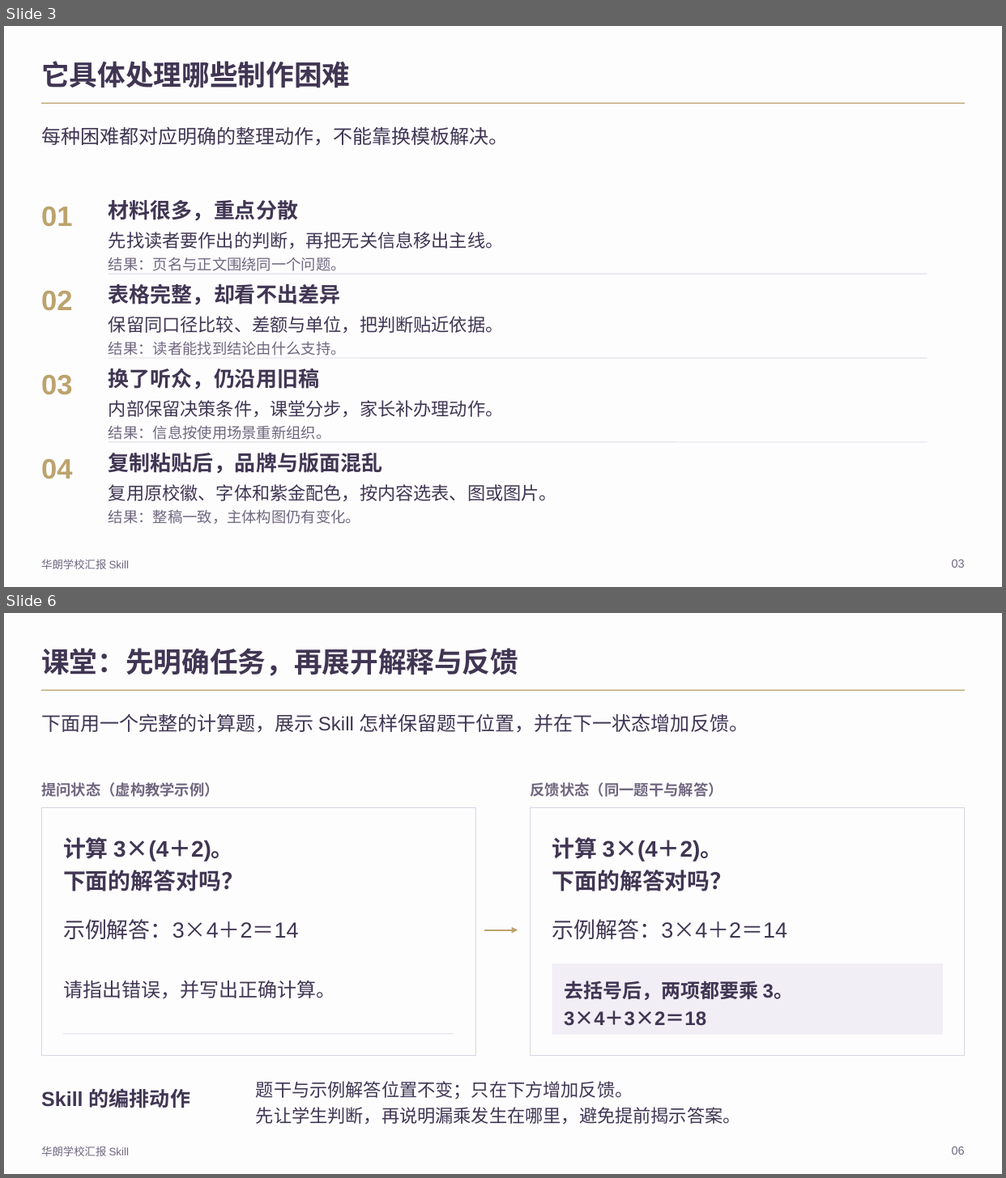
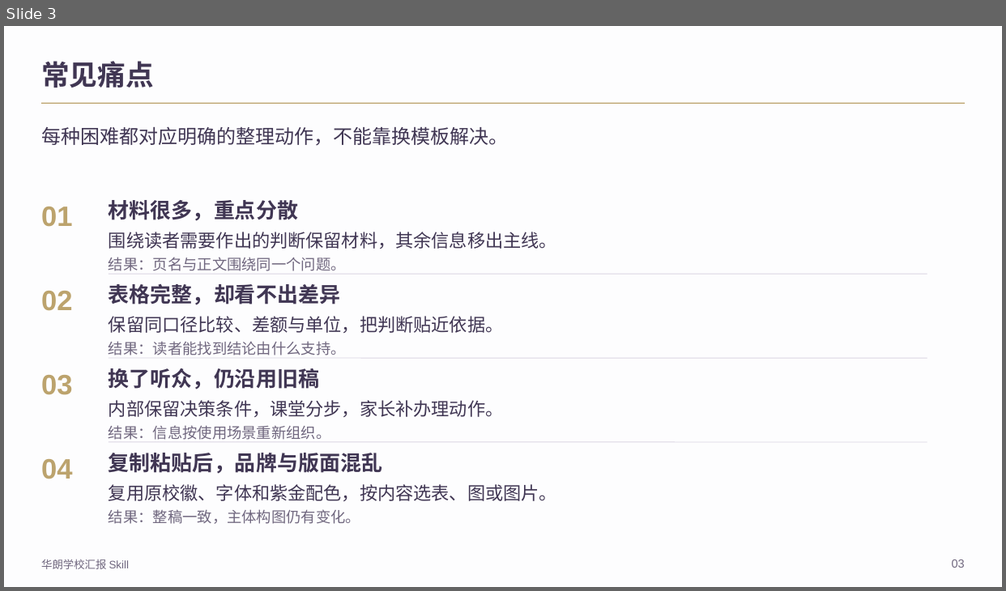
Before and after one commit to 2503668375-boop/hualang-ppt-skill, a slide deck: demo/hualang-skill-introduction.pptx. Shown one above the other, each under a label of ours: slides 3 and 6 before the commit, slide 3 after it; the slides between them are not shown. The pictures are 1006x1178 and 1006x591 pixels, drawn with LibreOffice and Linux fonts; fonts in the diff are those of the drawing; background and template pictures are left out. Boxes give left, top, right and bottom in pixels: in the first picture for what was removed or moved away, otherwise in the second. Text is boxed around its words. In the diff, an @@ line names an element or a change of style, - is before the commit and + after.

```diff
--- a/demo/hualang-skill-introduction.pptx
+++ b/demo/hualang-skill-introduction.pptx
@@ slide 6 removed at box(4, 613, 1002, 1174), background #FDFDFE; not listed: 1 template element that a slide beside it also shows @@
@@ text removed at box(41, 648, 518, 676) @@
-课堂：先明确任务，再展开解释与反馈
@@ text removed at box(41, 713, 748, 732) @@
-下面用一个完整的计算题，展示 Skill 怎样保留题干位置，并在下一状态增加反馈。
@@ text removed at box(41, 782, 219, 797) @@
-提问状态（虚构教学示例）
@@ text removed at box(530, 782, 723, 797) @@
-反馈状态（同一题干与解答）
@@ rectangle removed at box(41, 807, 475, 1055) @@
@@ rectangle removed at box(530, 807, 965, 1055) @@
@@ text removed at box(63, 837, 244, 892) @@
-计算 3×(4＋2)。
-下面的解答对吗？
@@ text removed at box(552, 837, 733, 892) @@
-计算 3×(4＋2)。
-下面的解答对吗？
@@ text removed at box(63, 919, 299, 939) @@
-示例解答：3×4＋2＝14
@@ text removed at box(552, 919, 788, 939) @@
-示例解答：3×4＋2＝14
@@ arrow removed from (484, 931) to (518, 931) @@
@@ rectangle removed at box(552, 964, 943, 1035) @@
@@ text removed at box(63, 981, 335, 999) @@
-请指出错误，并写出正确计算。
@@ text removed at box(564, 981, 793, 1026) @@
-去括号后，两项都要乘 3。
-3×4＋3×2＝18
@@ line removed from (63, 1033) to (454, 1033) @@
@@ text removed at box(41, 1088, 190, 1109) @@
-Skill 的编排动作
@@ text removed at box(256, 1081, 741, 1124) @@
-题干与示例解答位置不变；只在下方增加反馈。
-先让学生判断，再说明漏乘发生在哪里，避免提前揭示答案。
@@ text removed at box(41, 1147, 130, 1157) @@
-华朗学校汇报 Skill
@@ text removed at box(952, 1147, 965, 1155) @@
-06
@@ slide 3 changed as well @@
@@ text at box(41, 61, 154, 88): text changed @@
-它具体处理哪些制作困难
+常见痛点
@@ text at box(108, 232, 557, 249): text changed @@
-先找读者要作出的判断，再把无关信息移出主线。
+围绕读者需要作出的判断保留材料，其余信息移出主线。
```
Also in this commit, not shown: 7 other slides changed, 5 slides added, 4 other slides removed, 26 other files.
